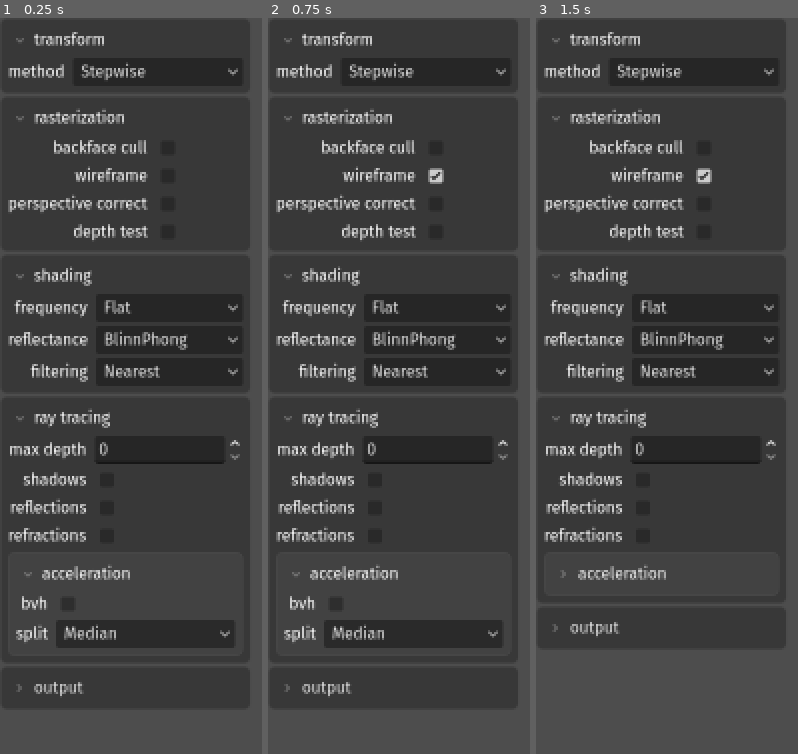
Above: before the commit, frames 1-3 (left to right).
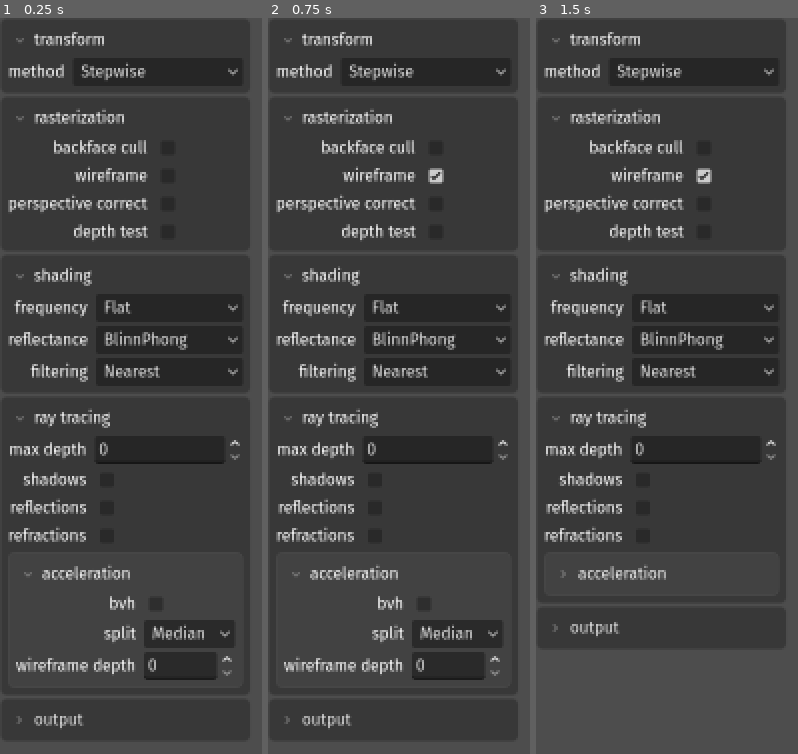
Above: after the commit, the same moments.

Repository: mais-um-vini-vanelli/tcc2
Game: Godot game, scene res://properties/scene_form.tscn
Two runs of this game, one before a commit and one after it. Both use one fixed random seed, a clock stepped at 60 frames per second and the inputs below. This scene is started directly instead of the project's main scene.
Inputs (mouse positions are in pixels of both pictures, inside the frame that each line leads up to):
- Up to frame 1 (0.25 s): no input
- Up to frame 2 (0.75 s): click (435, 172) at 0.5 s
- Up to frame 3 (1.5 s): click "acceleration" at 1.25 s

The runs differ from the first frame. In frame 1, 1.9% of the frame differs, in the area x 6-89%, y 78-97%; in frame 2, 1.9%; in frame 3, nothing differs.

Commit message:
Implementar wireframe de bvhs.

Diff:
--- a/editor/properties/scene_form.gd
+++ b/editor/properties/scene_form.gd
@@ -19,6 +19,7 @@
 
 	bind(%bvh, node, &"bvh")
 	bind(%bvh_split, node, &"bvh_split")
+	bind(%bvh_wireframe, node, &"bvh_wireframe")
 
 	bind(%width, node, &"width")
 	bind(%height, node, &"height")
--- a/editor/properties/scene_form.tscn
+++ b/editor/properties/scene_form.tscn
@@ -328,6 +328,18 @@
 popup/item_1/text = "Sah"
 popup/item_1/id = 1
 
+[node name="BvhWireframeLabel" type="Label" parent="RayTracing/Stack/Body/Acceleration/Stack/Body/Rows" unique_id=417802355]
+layout_mode = 2
+text = "wireframe depth"
+horizontal_alignment = 2
+
+[node name="bvh_wireframe" type="SpinBox" parent="RayTracing/Stack/Body/Acceleration/Stack/Body/Rows" unique_id=1304958726]
+unique_name_in_owner = true
+layout_mode = 2
+size_flags_horizontal = 3
+max_value = 32.0
+rounded = true
+
 [node name="Output" type="PanelContainer" parent="." unique_id=1771626691]
 layout_mode = 2
 theme_override_styles/panel = ExtResource("2_l766n")
--- a/editor/tcc2_export.gd
+++ b/editor/tcc2_export.gd
@@ -725,6 +725,7 @@
 			"acceleration": {
 				"bvh": scene.bvh,
 				"split": SPLIT[scene.bvh_split],
+				"wireframe": scene.bvh_wireframe if scene.bvh_wireframe > 0 else null,
 			},
 		},
 		"output": {
--- a/editor/tcc2_import.gd
+++ b/editor/tcc2_import.gd
@@ -292,6 +292,9 @@
 	scene.bvh_split = pick.call(["median", "sah"], acceleration.get("split"),
 		scene.bvh_split)
 
+	var wireframe: Variant = acceleration.get("wireframe")
+	scene.bvh_wireframe = int(wireframe) if wireframe != null else scene.bvh_wireframe
+
 	var output: Dictionary = preset.get("output", {})
 	scene.width = int(output.get("width", scene.width))
 	scene.height = int(output.get("height", scene.height))
--- a/editor/tcc2_scene.gd
+++ b/editor/tcc2_scene.gd
@@ -30,6 +30,7 @@
 # RayTracingOptions::acceleration
 var bvh := true
 var bvh_split := BvhSplit.SAH
+var bvh_wireframe := 0
 
 # OutputOptions
 var width := 800
Not shown, changed: examples/dois_modos.rs
Not shown, changed: src/bvh.rs
Not shown, changed: src/glb/parameters.rs
Not shown, changed: src/lib.rs
Not shown, added: src/overlay.rs
Not shown, changed: src/parameters.rs
Not shown, changed: src/rasterizer.rs
Not shown, changed: src/raytracer.rs
Not shown, changed: src/scene.rs
